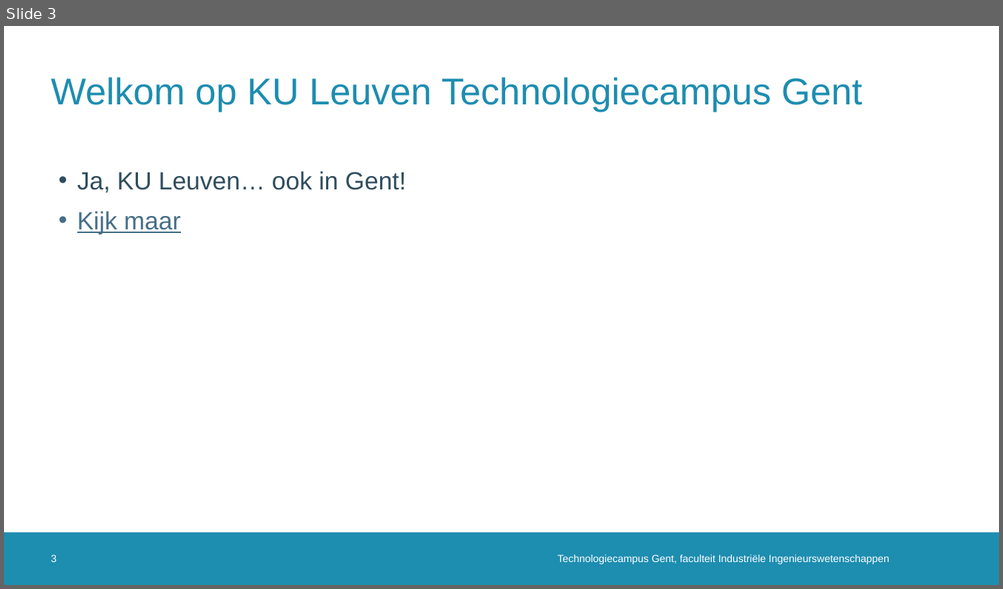
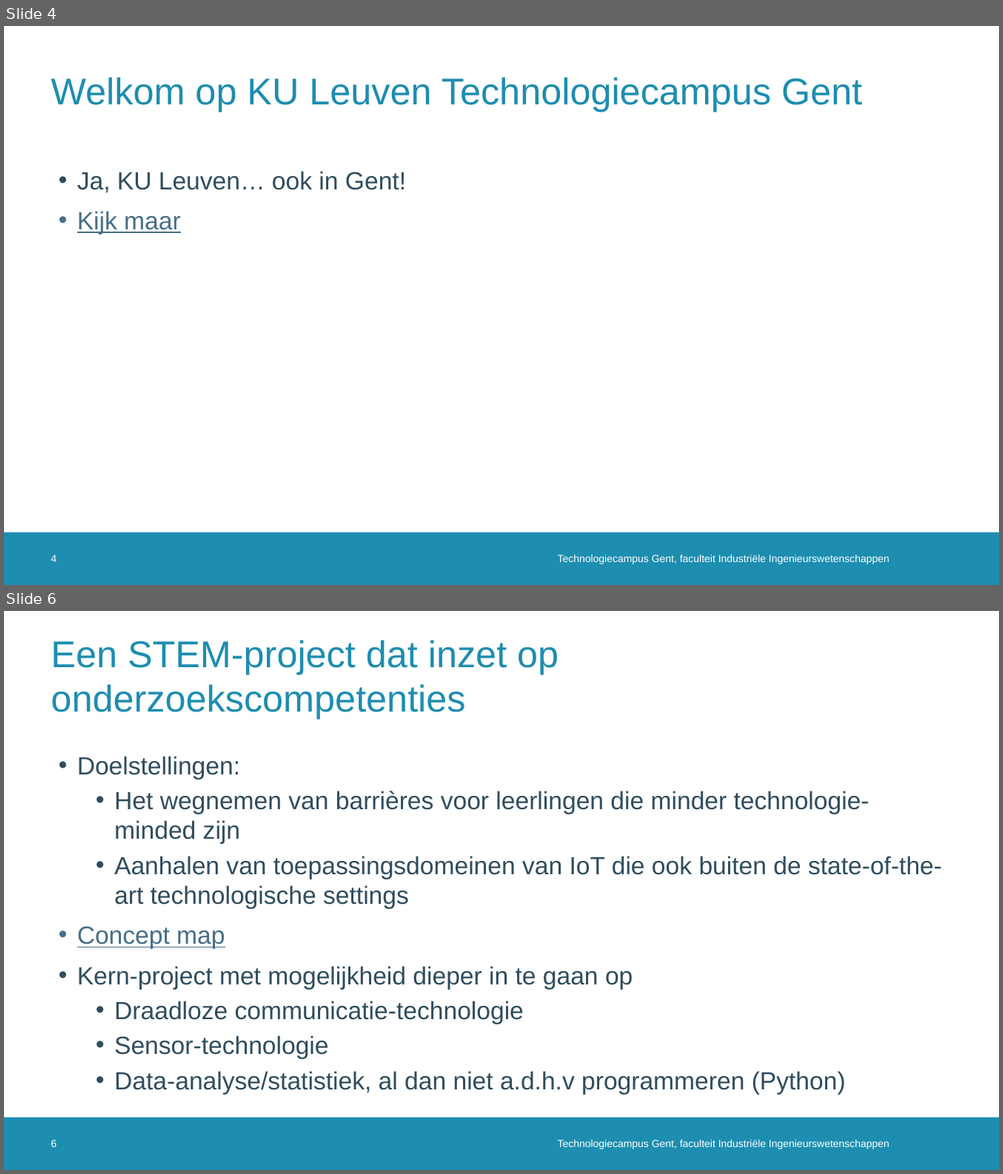
Before and after one commit to dramco-iwast/handleiding-voor-leerkrachten, a slide deck: assets/files/IWAST-bijscholingsmoment.pptx. Shown one above the other, each under a label of ours: slide 3 before the commit, slides 4 and 6 after it; the slides between them are not shown. The pictures are 1003x589 and 1003x1174 pixels, drawn with LibreOffice and Linux fonts; fonts in the diff are those of the drawing; background and template pictures are left out. Boxes give left, top, right and bottom in pixels: in the first picture for what was removed or moved away, otherwise in the second. Text is boxed around its words. In the diff, an @@ line names an element or a change of style, - is before the commit and + after.

```diff
--- a/assets/files/IWAST-bijscholingsmoment.pptx
+++ b/assets/files/IWAST-bijscholingsmoment.pptx
@@ slide 6 added at (4,611,999,1170), background #FFFFFF; not listed: 1 template element that a slide beside it also shows @@
@@ title added at (51,640,558,719), 36 pt, text #1D8DB0 @@
+Een STEM-project dat inzet op onderzoekscompetenties
@@ text added at (77,756,942,1095), 24 pt, text #2F4D5D @@
+• Doelstellingen:
+  • Het wegnemen van barrières voor leerlingen die minder technologie-minded zijn
+  • Aanhalen van toepassingsdomeinen van IoT die ook buiten de state-of-the-art technologische settings
+• Concept map
+• Kern-project met mogelijkheid dieper in te gaan op
+  • Draadloze communicatie-technologie
+  • Sensor-technologie
+  • Data-analyse/statistiek, al dan niet a.d.h.v programmeren (Python)
@@ page number added at (51,1140,57,1147), 10 pt, text #FFFFFF @@
+6
@@ text added at (558,1140,889,1150), 10 pt, text #FFFFFF @@
+Technologiecampus Gent, faculteit Industriële Ingenieurswetenschappen
@@ what was slide 3 is now slide 4 @@
@@ page number at (51,555,57,562): text changed @@
-3
+4
```
Also in this commit, not shown: 3 slides changed, 16 other slides added, 6 other files.
